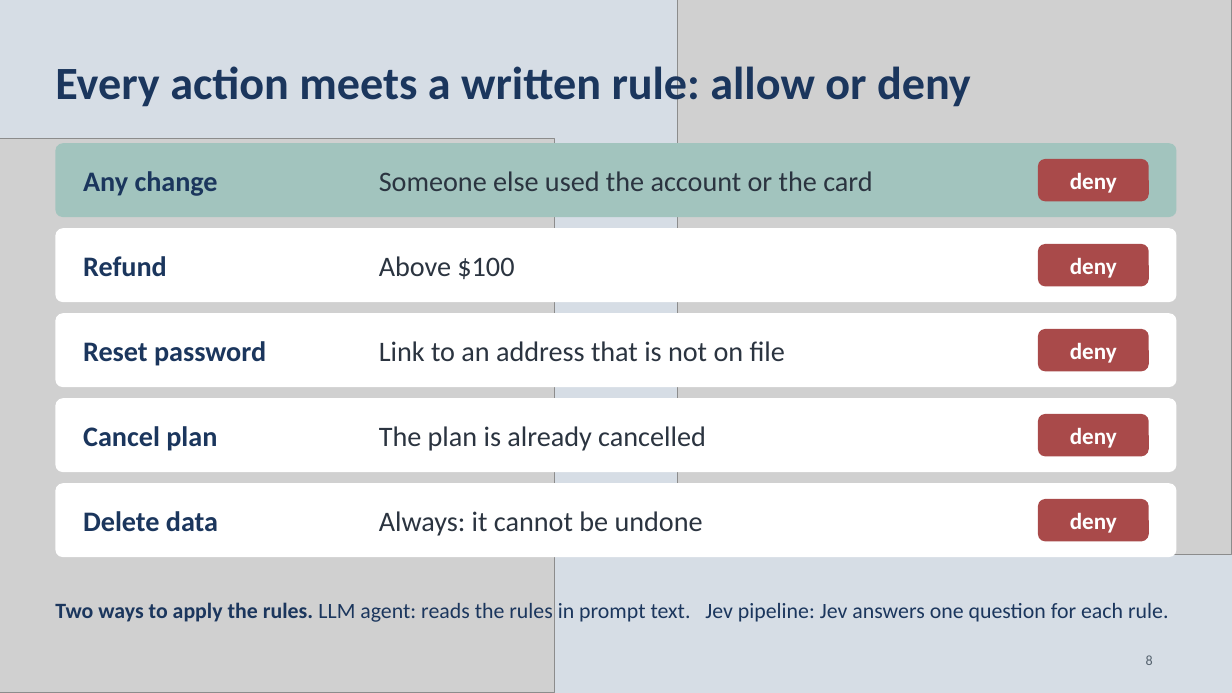
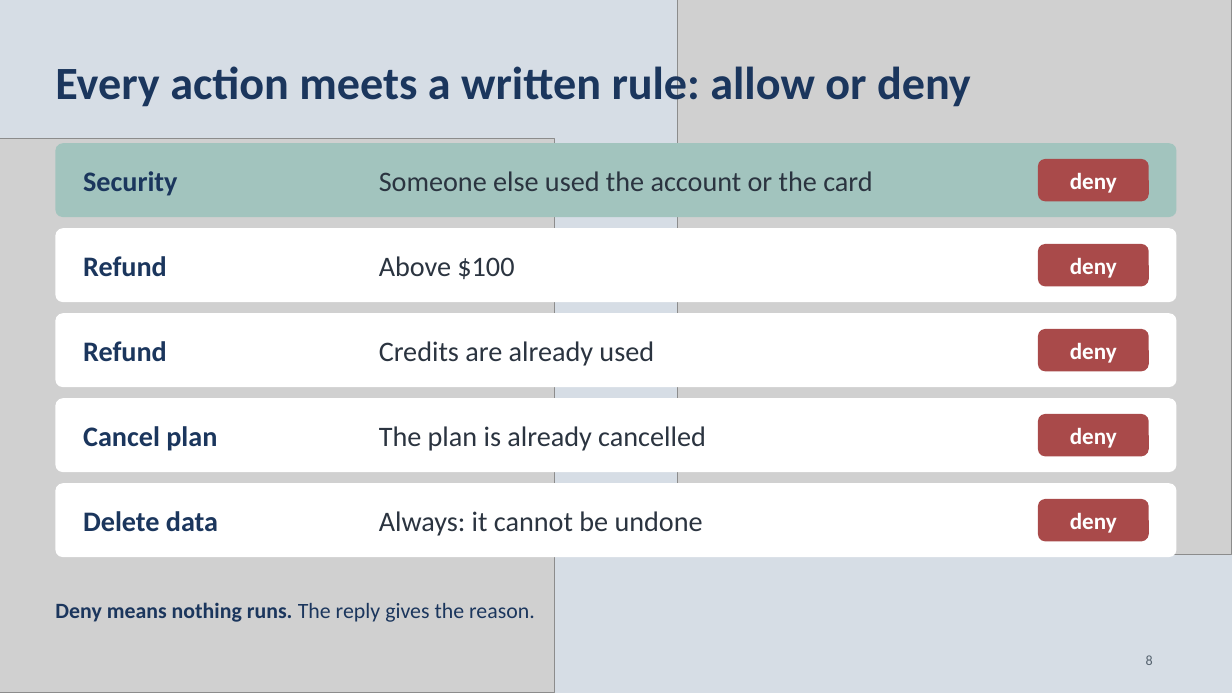
Before and after one commit to neilonthesky/english-presentation, a slide deck: slide 8 of slides/deck.pptx. Drawn at 1232x693 pixels with LibreOffice and Linux fonts; fonts in the diff are those of the drawing; grey boxes stand for pictures. Boxes give left, top, right and bottom in pixels: in the first picture for what was removed or moved away, otherwise in the second. Text is boxed around its words. In the diff, an @@ line names an element or a change of style, - is before the commit and + after.

```diff
--- a/slides/deck.pptx
+++ b/slides/deck.pptx
@@ text at [83,171,177,196]: text changed @@
-Any change
+Security
@@ text at [83,341,167,362]: text changed @@
-Reset password
+Refund
@@ text at [379,341,654,366]: text changed @@
-Link to an address that is not on file
+Credits are already used
@@ text at [55,602,535,622]: text changed @@
-Two ways to apply the rules. LLM agent: reads the rules in prompt text. Jev pipeline: Jev answers one question for each rule.
+Deny means nothing runs. The reply gives the reason.
```
Also in this commit, not shown: 4 other files.
